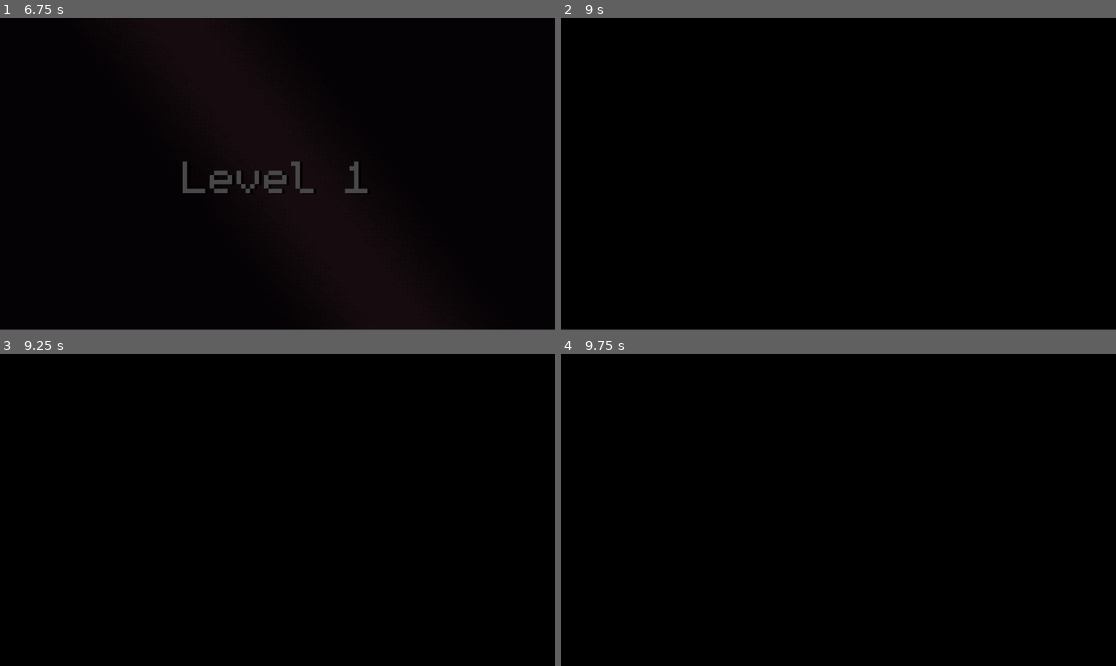
Above: before the commit, frames 1-4 (two rows, left to right).
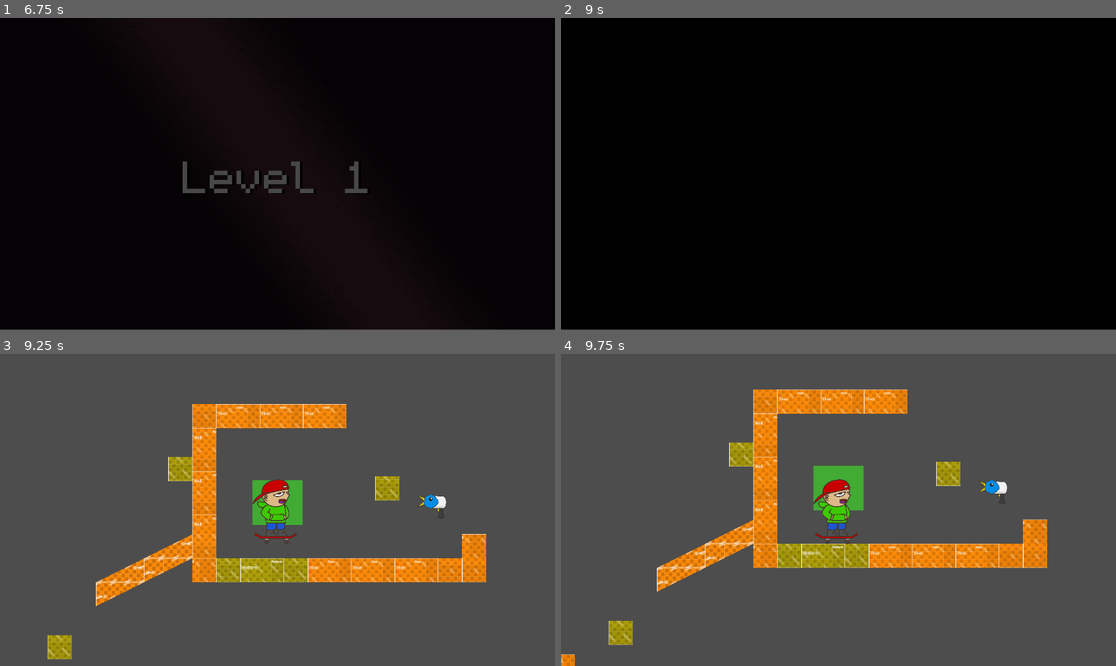
Above: after the commit, the same moments.

Repository: ChrisJacobs2/490-Senior-Capstone
Game: Godot game, scene res://levels_intros/start_level.tscn
Two runs of this game, one before a commit and one after it. Both use one fixed random seed, a clock stepped at 60 frames per second and the inputs below. This scene is started directly instead of the project's main scene.
Inputs (mouse positions are in pixels of both pictures, inside the frame that each line leads up to):
- Up to frame 1 (6.75 s): tap Enter at 0.5, 4.25, 5.75 s; move the mouse to (399, 158) at 0.52 s; hold D (move_right) 0.53-2.03 s; tap Q (change_weapon) at 0.6, 2.85, 5.1 s; tap W (jump) at 0.77, 1.52, 3.02, 3.77, 4.52, 6.02 s; move the mouse to (166, 189) at 1.27 s; tap S (crouch) at 1.35, 5.85 s; move the mouse to (333, 105) at 2.02 s; hold A (move_left) 2.03-2.78 s; tap E (equip_weapon) at 2.1, 4.35, 6.6 s; move the mouse to (249, 236) at 2.77 s; hold D (move_right) 2.78-4.28 s; tap Space (ui_select) at 3.5, 5 s; move the mouse to (444, 220) at 3.52 s; hold S (crouch) 3.53-4.28 s; move the mouse to (111, 127) at 4.27 s; hold A (move_left) 4.28-5.03 s; move the mouse to (305, 174) at 5.02 s; hold D (move_right) 5.03-5.78 s; move the mouse to (194, 96) at 5.77 s; hold A (move_left) from 5.78 s (still down); move the mouse to (399, 158) at 6.52 s
- Up to frame 2 (9 s): tap W (jump) at 6.77, 7.52 s; tap Space (ui_select) at 7.25 s; move the mouse to (727, 189) at 7.27 s; release A (move_left) at 7.28 s; hold D (move_right) from 7.28 s (still down); tap Q (change_weapon) at 7.35 s; move the mouse to (894, 105) at 8.02 s; hold S (crouch) 8.03-8.78 s; move the mouse to (810, 236) at 8.77 s; tap E (equip_weapon) at 8.85 s
- Up to frame 3 (9.25 s): keep holding D (move_right); tap W (jump) at 9.02 s
- Up to frame 4 (9.75 s): move the mouse to (1005, 556) at 9.52 s; release D (move_right) at 9.53 s; hold A (move_left) from 9.53 s (still down); tap Q (change_weapon) at 9.6 s

Frames 1-2 are identical in both runs. In frame 3, 100% of the frame differs, in the area x 0-100%, y 0-100%; in frame 4, 100%.

Commit message:
made it so that clients get moved to these scenes when the host does. Also made it so that getting disconnected is properly handled.

Diff:
--- a/Godot_Project/levels_intros/instruct_loading.gd
+++ b/Godot_Project/levels_intros/instruct_loading.gd
@@ -9,4 +9,5 @@
 	$AnimationPlayer.play("fade_out")
 	#fade out time
 	await get_tree().create_timer(3).timeout
-	get_tree().change_scene_to_file("res://levels_intros/start_level.tscn")
+	# get_tree().change_scene_to_file("res://levels_intros/start_level.tscn")
+	MS.change_scene("res://levels_intros/start_level.tscn")
--- a/Godot_Project/levels_intros/start_level.gd
+++ b/Godot_Project/levels_intros/start_level.gd
@@ -10,4 +10,5 @@
 	#fade out time
 	await get_tree().create_timer(3).timeout
 	#change this to level filepath
-	get_tree().change_scene_to_file("res://levels_intros/start_level_2.tscn")
+	# get_tree().change_scene_to_file("res://levels_intros/start_level_2.tscn")
+	MS.change_scene("res://Maps/Arena_1/arena_1.tscn")
--- a/Godot_Project/menus/character_selection.gd
+++ b/Godot_Project/menus/character_selection.gd
@@ -21,6 +21,7 @@
 
 
 func _on_back_button_pressed():
+	MS.leave_game()
 	get_tree().change_scene_to_file("res://menus/lobby_menu.tscn")
 
 
